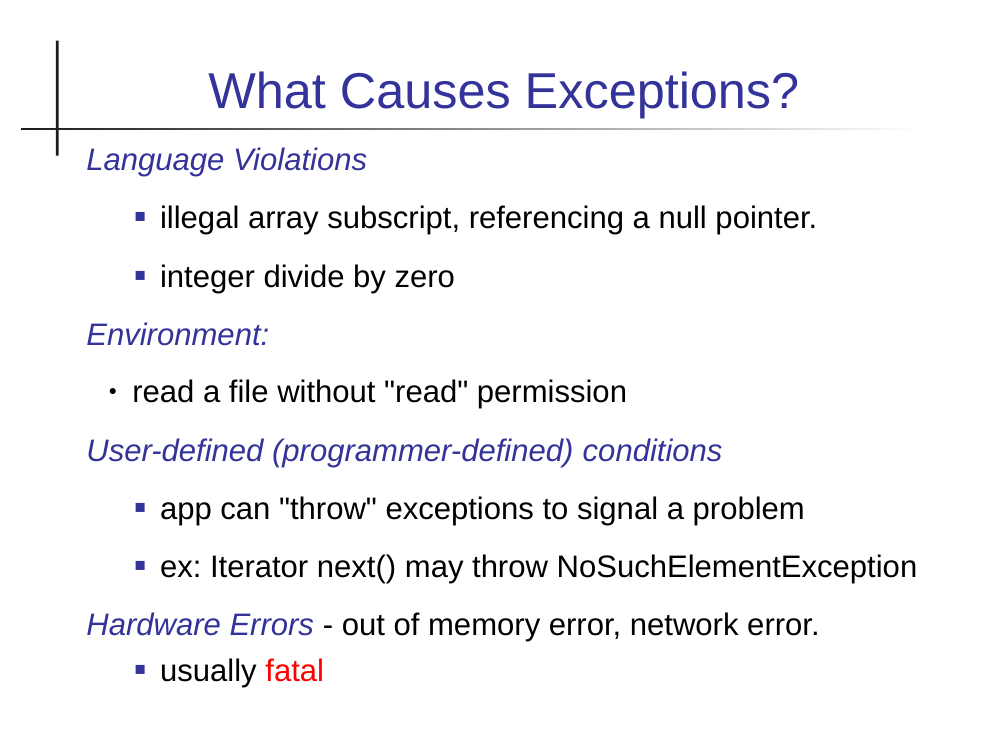
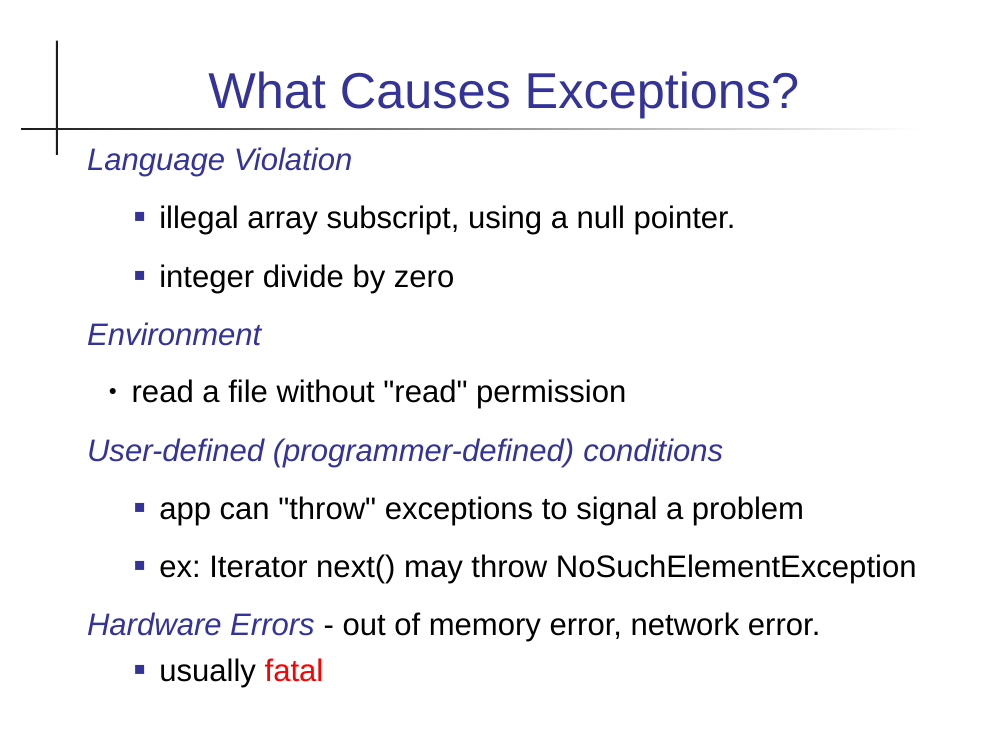
Before and after one commit to skeoop/skeoop.github.io, a slide deck: slide 3 of exceptions/Exceptions.ppt. Drawn at 1008x756 pixels with LibreOffice and Linux fonts; fonts in the diff are those of the drawing. Boxes give left, top, right and bottom in pixels: in the first picture for what was removed or moved away, otherwise in the second. Text is boxed around its words. In the diff, an @@ line names an element or a change of style, - is before the commit and + after.

Commit message:
revise slides on exceptions

```diff
--- a/exceptions/Exceptions.ppt
+++ b/exceptions/Exceptions.ppt
@@ text at [87, 147, 736, 235]: text changed @@
-Language Violations
-  ■ illegal array subscript, referencing a null pointer.
+Language Violation
+  ■ illegal array subscript, using a null pointer.
@@ text at [87, 264, 917, 688]: indent changed @@
@@ text at [87, 322, 261, 346]: text changed @@
-Environment:
+Environment
```
Also in this commit, not shown: 33 other slides changed, 3 slides added, 25 slides removed, 7 other files.
